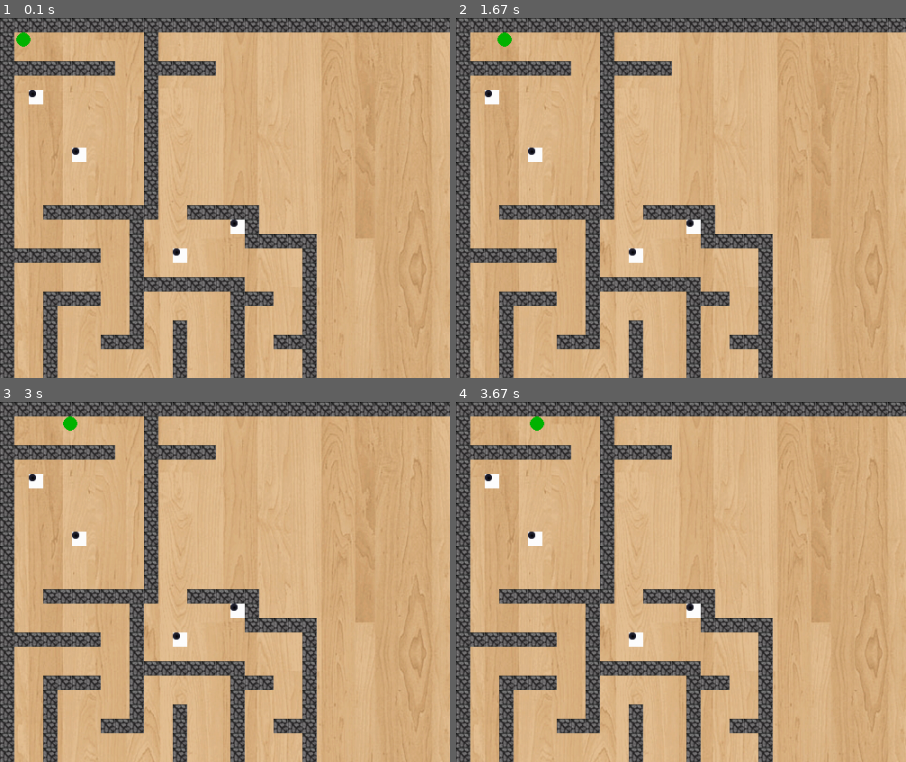
Above: before the commit, frames 1-4 (two rows, left to right).
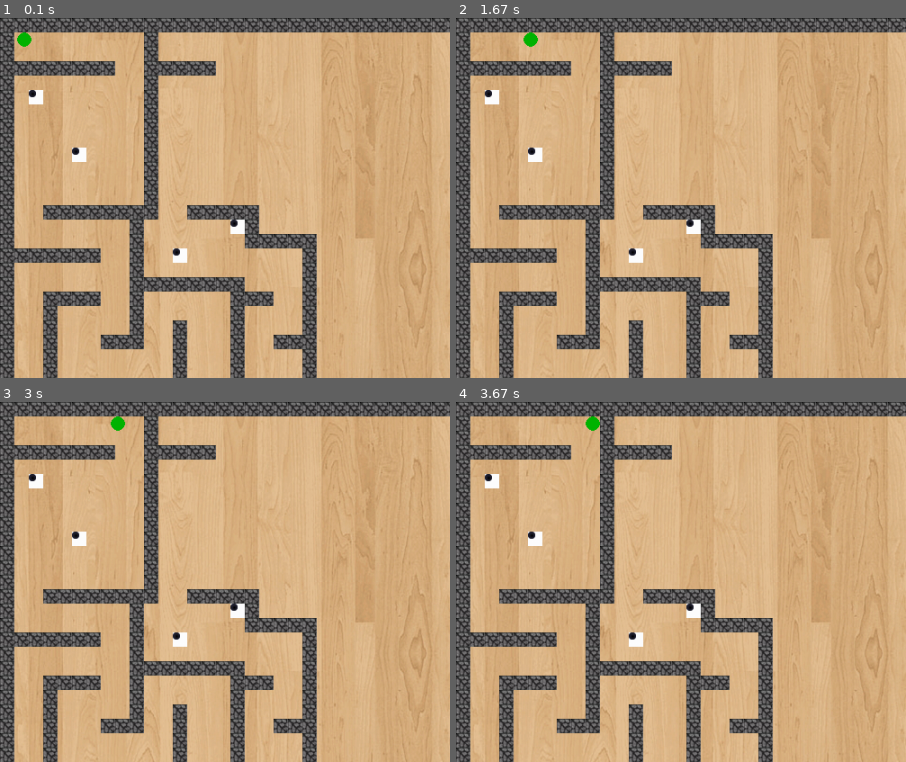
Above: after the commit, the same moments.

Repository: CyberFlameGO/CAO2-PyGame
Game: pygame game, started from CAO - Game/game/our_game.py
Two runs of this game, one before a commit and one after it. Both use one fixed random seed, a clock stepped at 60 frames per second and the inputs below.
Inputs:
- Up to frame 1 (0.1 s): no input
- Up to frame 2 (1.67 s): no input
- Up to frame 3 (3 s): no input
- Up to frame 4 (3.67 s): no input
The pictures show only the part of the screen within x 0-50%, y 0-50%; the shares and areas given below are measured in that part.

The runs differ from the first frame. In frame 1, less than 0.1% of the frame differs, in the area x 3-8%, y 3-9%; in frame 2, 0.2%; in frame 3, 0.2%; in frame 4, 0.2%, in the area x 16-32%, y 3-9%.

Commit message:
Added command line argument file path. The Raspberry needs the filepath from root. The file path is given as parameter, else empty.

Diff:
--- a/CAO - Game/game/our_game.py
+++ b/CAO - Game/game/our_game.py
@@ -6,9 +6,11 @@
 
 #Import pygame_quit
 import os
-
+import sys
 import pygame
 
+#Raspberry path
+file_path = sys.argv[1] if len(sys.argv) > 1 else ''
 
 # Constants
 OBJECT_SIZE = 16
@@ -86,11 +88,11 @@
 speed_y = -10.0
 
 # Sprites
-sprite_wall = pygame.image.load('wall2.png')
-sprite_hole = pygame.image.load('hole.png')
-#sprite_ball = pygame.image.load('bal.png')
-#sprite_finish = pygame.image.load('finish.png')
-sprite_background = pygame.image.load('background2.png')
+sprite_wall = pygame.image.load(file_path + 'wall2.png')
+sprite_hole = pygame.image.load(file_path + 'hole.png')
+#sprite_ball = pygame.image.load(sys.argv[1] + 'bal.png')
+#sprite_finish = pygame.image.load(sys.argv[1] + 'finish.png')
+sprite_background = pygame.image.load(file_path + 'background2.png')
 
 # Input
 clicked_pos = (0,0)
@@ -218,8 +220,8 @@
         clicked = False
 
     # Get the movement of the ball
-    dx = speed_x * (PROGRAM_SPEED / 1000);
-    dy = speed_y * (PROGRAM_SPEED / 1000);
+    dx = speed_x * (PROGRAM_SPEED / 500);
+    dy = speed_y * (PROGRAM_SPEED / 500);
     ball.move(dx, dy)
 
 
